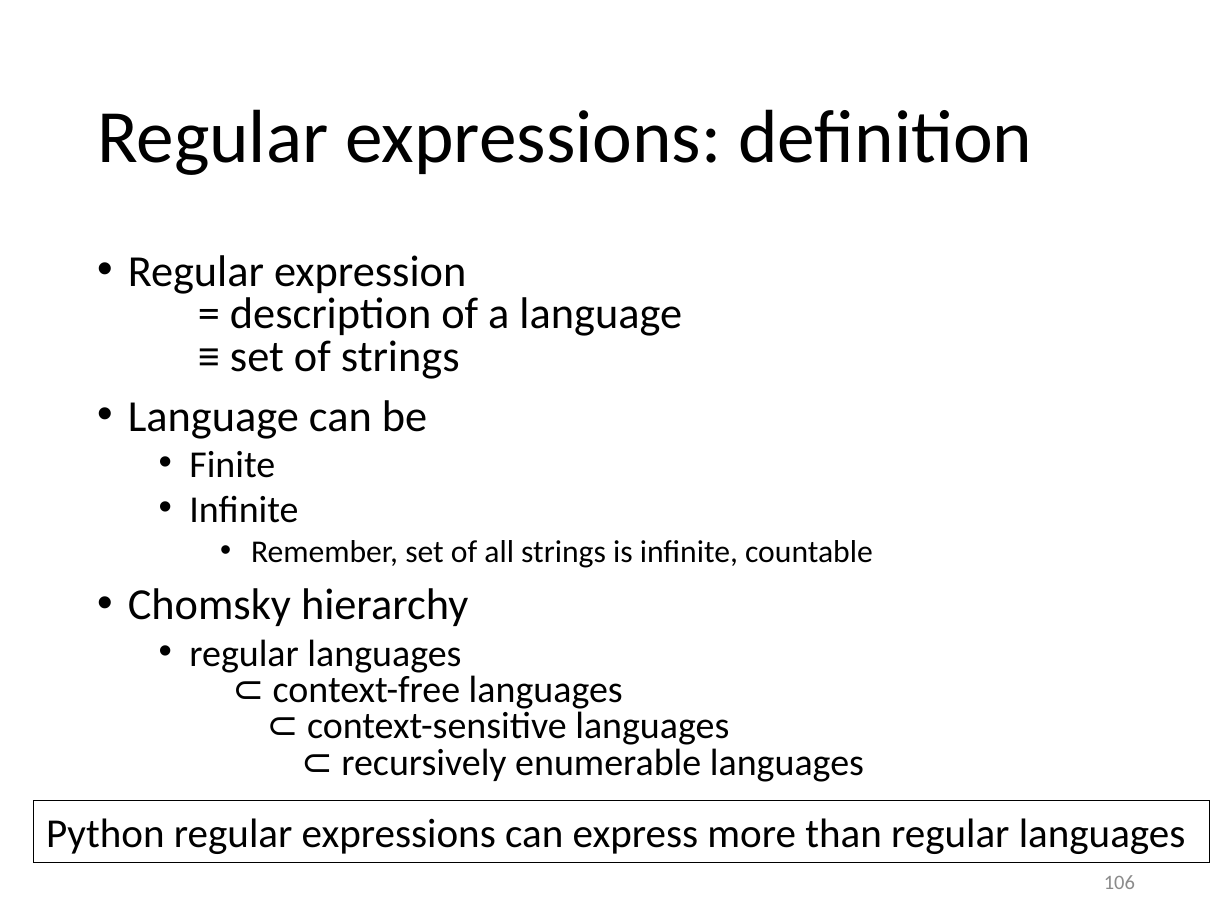
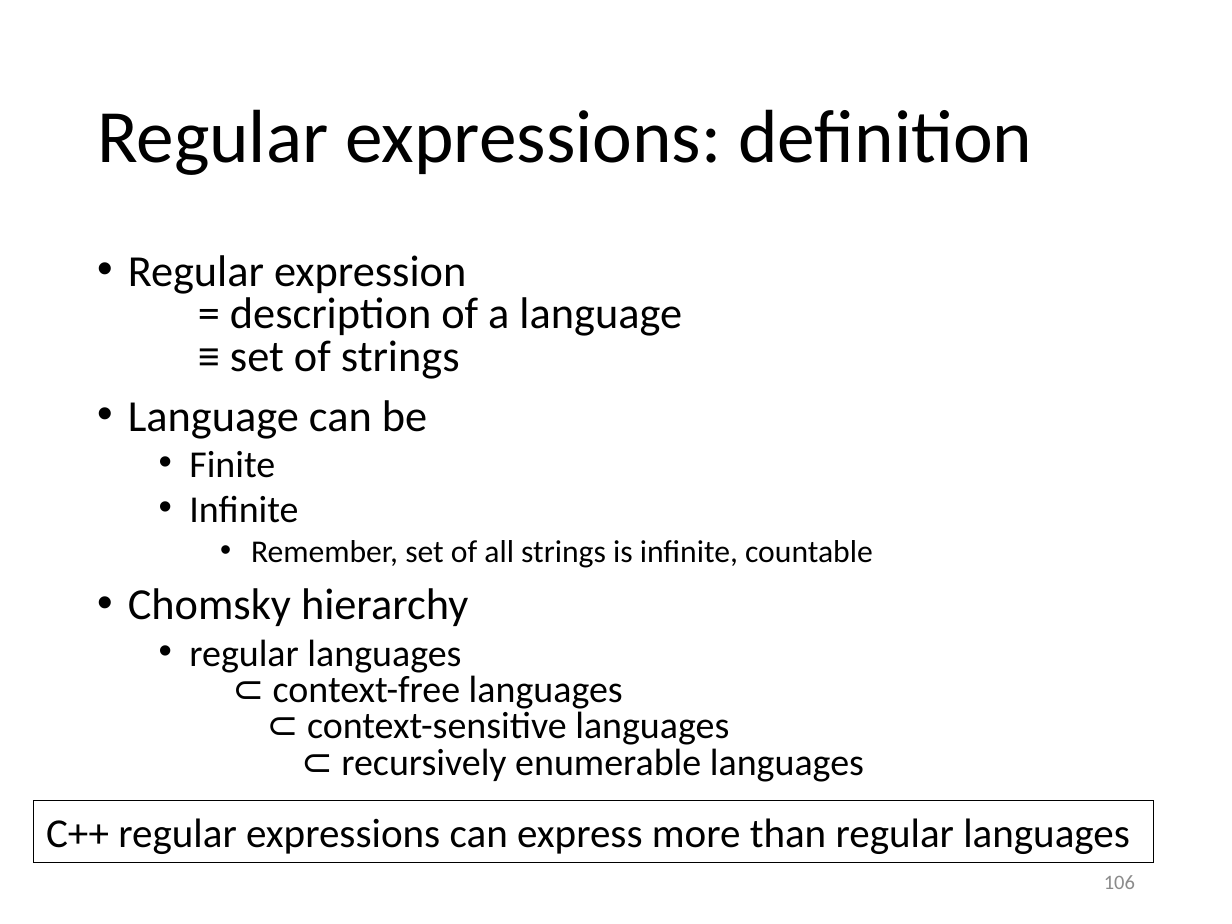
Before and after one commit to gjbex/Scientific-C-plus-plus, a slide deck: slide 106 of scientific_cpp.pptx. Drawn at 1232x924 pixels with LibreOffice and Linux fonts; fonts in the diff are those of the drawing. Boxes give left, top, right and bottom in pixels: in the first picture for what was removed or moved away, otherwise in the second. Text is boxed around its words. In the diff, an @@ line names an element or a change of style, - is before the commit and + after.

Commit message:
Fix typos in regular expression section

```diff
--- a/scientific_cpp.pptx
+++ b/scientific_cpp.pptx
@@ rectangle "C++ regular expressions can express ...": place and size @@
-rectangle "C++ regular expressions can express ..." at bbox=[34, 801, 1210, 862]
+rectangle "C++ regular expressions can express ..." at bbox=[34, 801, 1154, 862]
@@ text in rectangle at bbox=[46, 818, 1130, 854]: text changed @@
-Python regular expressions can express more than regular languages
+C++ regular expressions can express more than regular languages
```
Also in this commit, not shown: 5 other slides changed.
